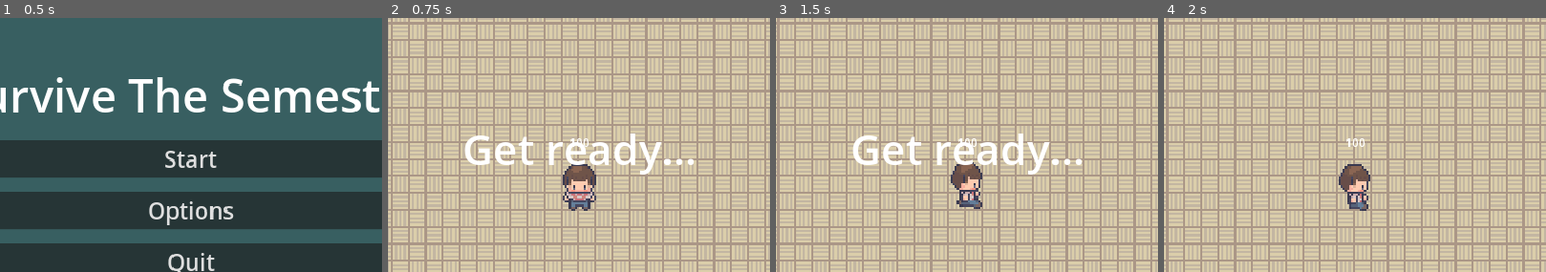
Above: before the commit, frames 1-4 (left to right).
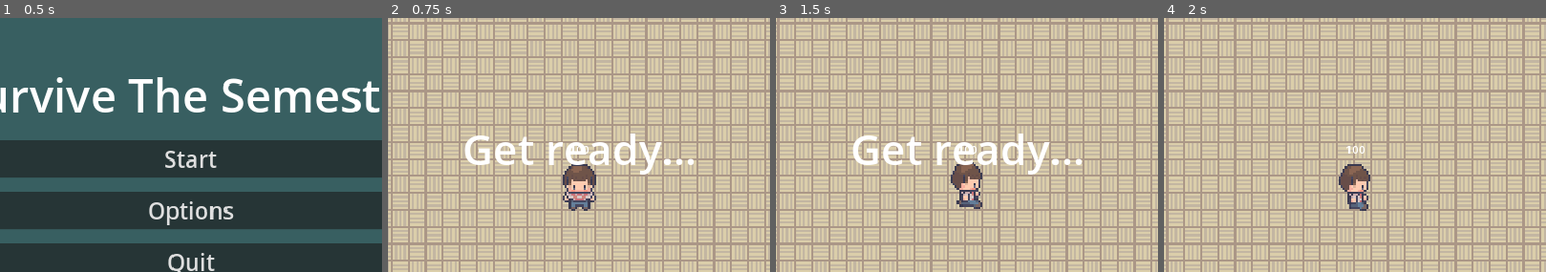
Above: after the commit, the same moments.

Repository: LimZiJia/SurviveTheSemester
Game: Godot game, scene res://gui/start_screen.tscn
The game is run twice, just before and just after one commit, with the same random seed, the same clock (stepped at 60 frames per second) and the same inputs.
Inputs (mouse positions are % of the whole screen's width and height, from its top left):
- Up to frame 1 (0.5 s): no input
- Up to frame 2 (0.75 s): click "Start" at 0.5 s
- Up to frame 3 (1.5 s): tap Enter at 1.25 s; move the mouse to (72, 45) at 1.27 s; hold D (move_right) from 1.28 s (still down); tap Space (attack) at 1.35 s
- Up to frame 4 (2 s): keep holding D (move_right)
The pictures show only the part of the screen within x 25-75%, y 19-69%; the shares and areas given below are measured in that part.

Frame 1 is identical in both runs. In frame 2, less than 0.1% of the frame differs, in the area x 47-53%, y 47-54%; in frame 3, less than 0.1%; in frame 4, 0.1%.

Commit message:
Combined health and hurtbox
Integrated the health label into the hurtbox component. This is to allow players and mobs to handle and display health differently.

Diff:
--- a/characters/enemies/book/book.gd
+++ b/characters/enemies/book/book.gd
@@ -1,14 +1,18 @@
 extends RigidBody2D
 
 @export var speed := 100.0
-@onready var health_label : HealthLabel = $HealthLabel
+@onready var health_label := $HealthLabel
+@onready var hurtbox: HurtboxArea = $HurtboxArea
+@onready var hitbox: HitboxArea = $HitboxArea
 var target: Player = null
 
 
 func _ready() -> void:
 	if get_tree().has_group("player"):
 		target = get_tree().get_first_node_in_group("player")
-	health_label.dead.connect(queue_free)
+	hurtbox.dead.connect(queue_free)
+	hurtbox.health_changed.connect(_on_health_changed)
+	health_label.text = str(int(hurtbox.health))
 
 
 func _physics_process(delta: float) -> void:
@@ -20,13 +24,13 @@
 	position += direction * speed * delta
 
 
-func stop() -> void:
-	target = null
-
-
 func set_max_health(health: float) -> void:
-	$HealthLabel.max_health = health
+	$HurtboxArea.max_health = health
 
 
 func set_damage(damage: float) -> void:
 	$HitboxArea.damage = damage
+
+
+func _on_health_changed(_old_health: float, new_health: float) -> void:
+	health_label.text = str(int(new_health))
--- a/characters/enemies/book/book.tscn
+++ b/characters/enemies/book/book.tscn
@@ -1,9 +1,8 @@
-[gd_scene load_steps=10 format=3 uid="uid://d1uyh5x4q8ic1"]
+[gd_scene load_steps=9 format=3 uid="uid://d1uyh5x4q8ic1"]
 
 [ext_resource type="Script" path="res://characters/enemies/book/book.gd" id="1_bu757"]
 [ext_resource type="Script" path="res://characters/enemies/book/book_sprite.gd" id="2_1psjr"]
 [ext_resource type="Texture2D" uid="uid://b8sgkjgqy6xu" path="res://characters/enemies/book/book_blue.png" id="2_yx5jl"]
-[ext_resource type="Script" path="res://components/health_label.gd" id="4_4ax1l"]
 [ext_resource type="Script" path="res://components/hurtbox_area.gd" id="5_0k24j"]
 [ext_resource type="Script" path="res://components/hitbox_area.gd" id="6_gwrq3"]
 
@@ -37,15 +36,14 @@
 offset_top = -40.0
 offset_right = 20.0
 offset_bottom = -17.0
-script = ExtResource("4_4ax1l")
-max_health = 10.0
+horizontal_alignment = 1
+vertical_alignment = 1
 
-[node name="HurtboxArea" type="Area2D" parent="." node_paths=PackedStringArray("health_label")]
+[node name="HurtboxArea" type="Area2D" parent="."]
 collision_layer = 0
 collision_mask = 4
 monitorable = false
 script = ExtResource("5_0k24j")
-health_label = NodePath("../HealthLabel")
 
 [node name="CollisionShape2D" type="CollisionShape2D" parent="HurtboxArea"]
 position = Vector2(-1, 0.500001)
--- a/characters/player/player.gd
+++ b/characters/player/player.gd
@@ -7,7 +7,8 @@
 const FRICTION := 40.0
 
 @export var max_speed := 400.0
-@onready var health := $HealthLabel
+@onready var health_label := $HealthLabel
+@onready var hurtbox := $HurtboxArea
 @onready var animation_player = $AnimationPlayer
 @onready var animation_tree = $AnimationTree
 @onready var animation_state = animation_tree.get("parameters/playback")
@@ -18,8 +19,9 @@
 var is_damaged = false
 
 func _ready() -> void:
-	health.dead.connect(_on_dead)
-	health.damaged.connect(_on_damaged)
+	hurtbox.dead.connect(_on_dead)
+	hurtbox.health_changed.connect(_on_health_changed)
+	health_label.text = str(int(hurtbox.health))
 
 func _physics_process(_delta: float) -> void:
 	# Movement
@@ -53,7 +55,8 @@
 	queue_free()
 	dead.emit()
 
-func _on_damaged():
+func _on_health_changed(_old_health: float, new_health: float):
 	is_damaged = true
+	health_label.text = str(int(new_health))
 	await(get_tree().create_timer(0.15).timeout)
 	is_damaged = false
--- a/characters/player/player.tscn
+++ b/characters/player/player.tscn
@@ -1,7 +1,6 @@
-[gd_scene load_steps=58 format=3 uid="uid://chn5fa71gf33t"]
+[gd_scene load_steps=57 format=3 uid="uid://chn5fa71gf33t"]
 
 [ext_resource type="Script" path="res://characters/player/player.gd" id="1_7xkn6"]
-[ext_resource type="Script" path="res://components/health_label.gd" id="5_4n1ai"]
 [ext_resource type="PackedScene" uid="uid://crh3oq311g68k" path="res://weapons/word/word.tscn" id="5_q2dig"]
 [ext_resource type="Script" path="res://components/hurtbox_area.gd" id="6_55pa7"]
 [ext_resource type="Texture2D" uid="uid://542gp1vs0t0" path="res://characters/player/player.png" id="8_voa7p"]
@@ -553,7 +552,7 @@
 texture = ExtResource("8_voa7p")
 hframes = 56
 vframes = 20
-frame = 77
+frame = 76
 
 [node name="CollisionShape2D" type="CollisionShape2D" parent="."]
 position = Vector2(0, 33.5)
@@ -561,20 +560,18 @@
 
 [node name="HealthLabel" type="Label" parent="."]
 offset_left = -20.0
-offset_top = -60.0
+offset_top = -50.0
 offset_right = 20.0
-offset_bottom = -37.0
+offset_bottom = -27.0
 horizontal_alignment = 1
 vertical_alignment = 1
-script = ExtResource("5_4n1ai")
-max_health = 100.0
-
-[node name="HurtboxArea" type="Area2D" parent="." node_paths=PackedStringArray("health_label")]
+
+[node name="HurtboxArea" type="Area2D" parent="."]
 collision_layer = 0
 collision_mask = 2
 monitorable = false
 script = ExtResource("6_55pa7")
-health_label = NodePath("../HealthLabel")
+max_health = 100.0
 
 [node name="CollisionShape2D" type="CollisionShape2D" parent="HurtboxArea"]
 position = Vector2(0, 16)
--- a/components/health_label.gd
+++ /dev/null
@@ -1,32 +0,0 @@
-class_name HealthLabel
-extends Label
-
-signal dead
-signal damaged
-
-@export var max_health: float
-var health: float
-
-
-func _init() -> void:
-	horizontal_alignment = HORIZONTAL_ALIGNMENT_CENTER
-	vertical_alignment = VERTICAL_ALIGNMENT_CENTER
-
-
-func _ready() -> void:
-	health = max_health
-	update_label()
-
-
-func update_label() -> void:
-	text = str(int(round(health)))
-
-
-func take_damage(dmg: float) -> void:
-	health -= dmg
-	health = clampf(health, 0, max_health)
-	update_label()
-	if health == 0:
-		dead.emit()
-	else:
-		damaged.emit()
--- a/components/hurtbox_area.gd
+++ b/components/hurtbox_area.gd
@@ -1,19 +1,29 @@
 class_name HurtboxArea
 extends Area2D
 
+signal dead
+signal health_changed(old_health: float, new_health: float)
 
-@export var health_label: HealthLabel
+@export var max_health: float
+var health: float
 
 func _init() -> void:
 	monitorable = false
 
+
 func _ready() -> void:
 	area_entered.connect(_on_area_entered)
+	health = max_health
 
 
 func handle_hurt(damage: float) -> void:
-	health_label.take_damage(damage)
+	health -= damage
+	health = clampf(health, 0, max_health)
 
+	if health == 0:
+		dead.emit()
+	else:
+		health_changed.emit(health + damage, health)
 
 func _on_area_entered(area: Area2D) -> void:
 	if area is HitboxArea:
